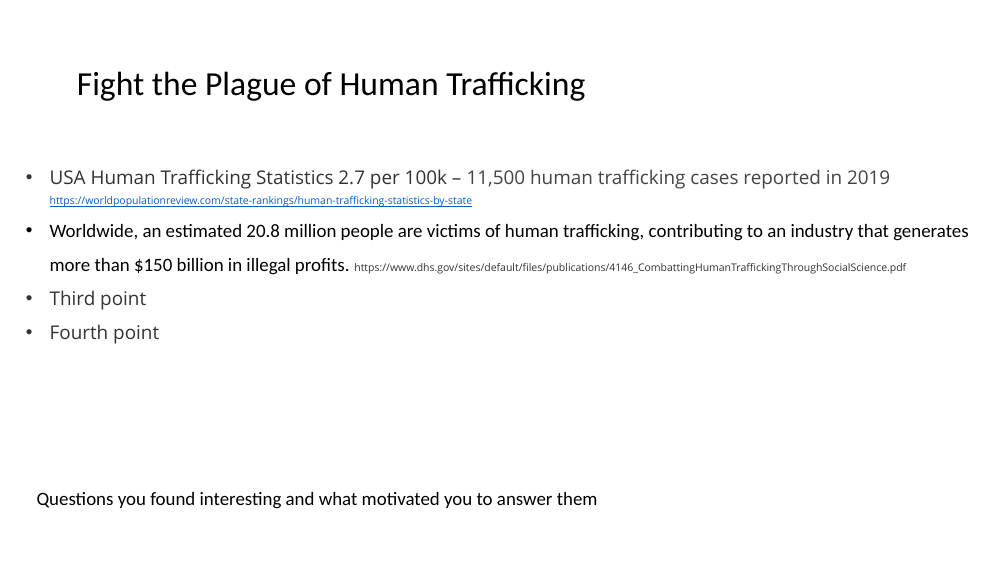
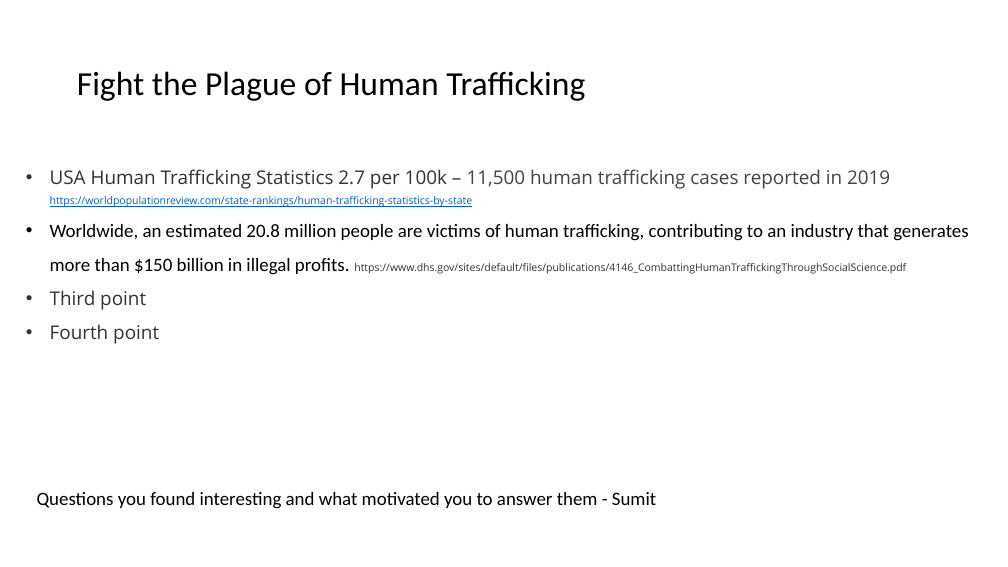
Before and after one commit to saronraut/Human-Trafficking-Awareness, a slide deck: slide 2 of Human Trafficking.pptx. Drawn at 1008x567 pixels with LibreOffice and Linux fonts; fonts in the diff are those of the drawing; background and template pictures are left out. Boxes give left, top, right and bottom in pixels: in the first picture for what was removed or moved away, otherwise in the second. Text is boxed around its words. In the diff, an @@ line names an element or a change of style, - is before the commit and + after.

```diff
--- a/Human Trafficking.pptx
+++ b/Human Trafficking.pptx
@@ text at (37,492,656,509): text changed @@
-Questions you found interesting and what motivated you to answer them
+Questions you found interesting and what motivated you to answer them - Sumit
```
Also in this commit, not shown: 6 other slides changed, 9 other files.
